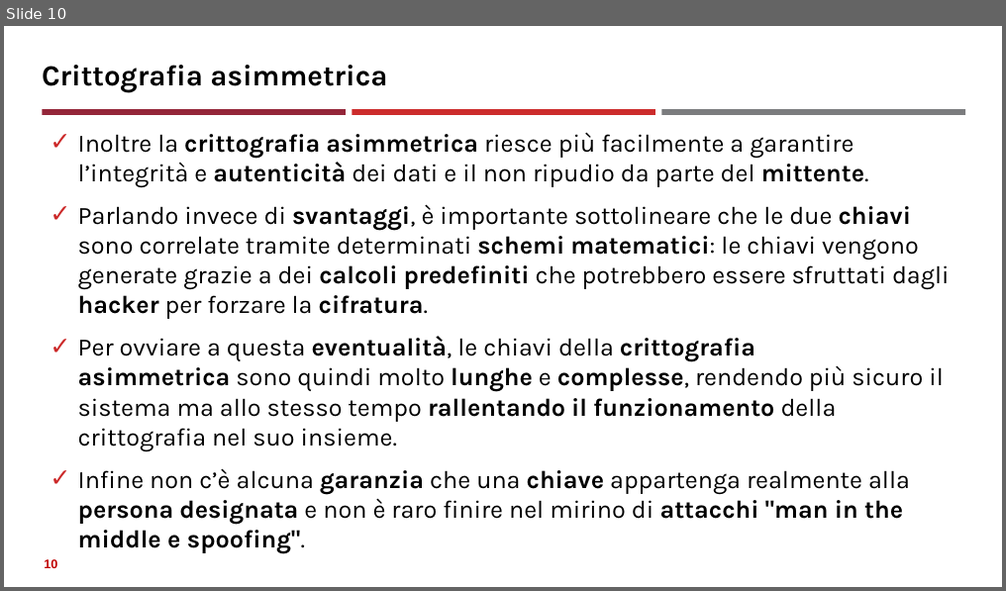
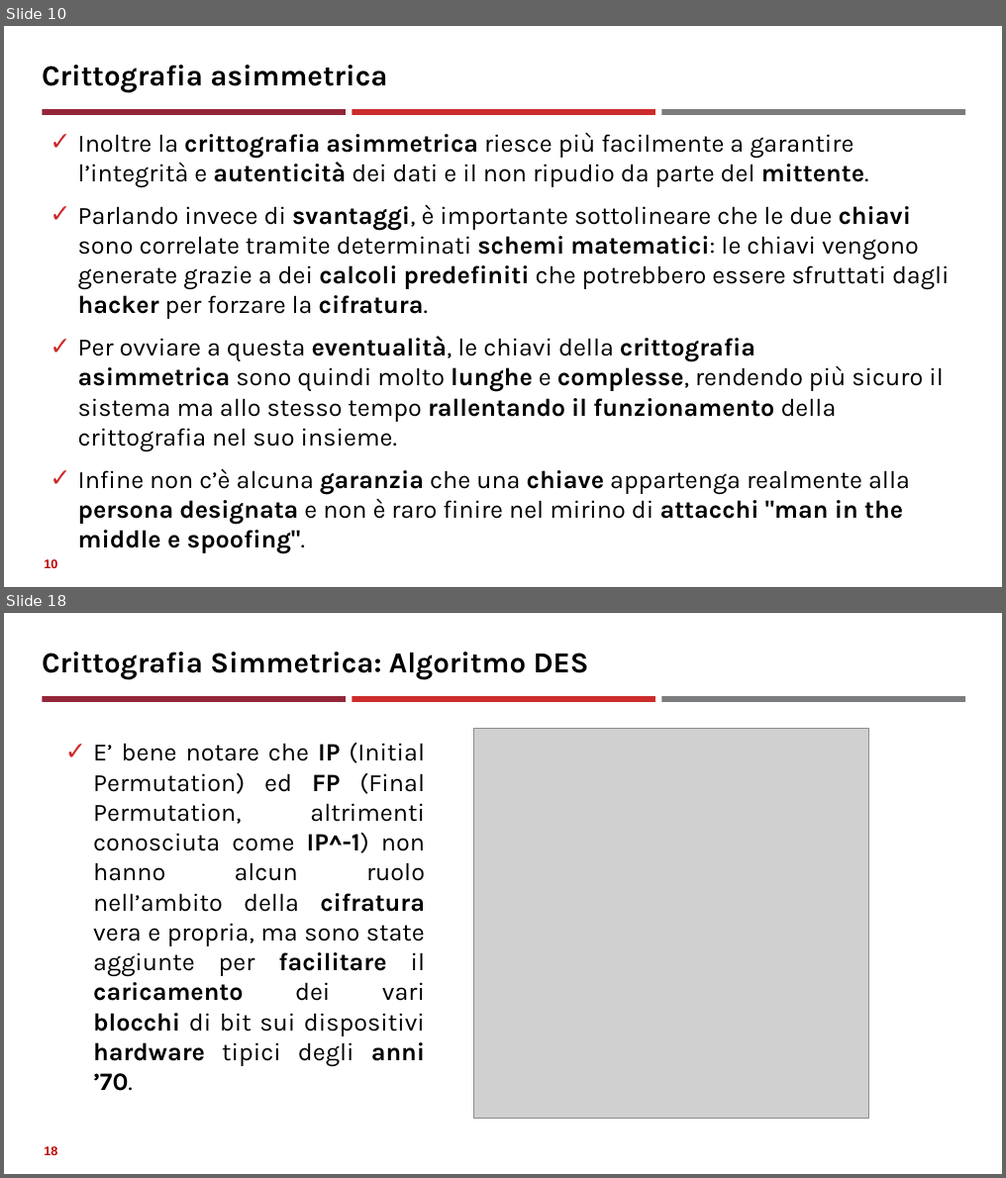
Before and after one commit to neural1977/data_science_interview_material, a slide deck: Assicurazioni/Tecniche crittografiche_ita.pptx. Shown one above the other, each under a label of ours: slide 10 before the commit, slides 10 and 18 after it; the slides between them are not shown. The pictures are 1006x591 and 1006x1178 pixels, drawn with LibreOffice and Linux fonts; fonts in the diff are those of the drawing; grey boxes stand for pictures. Boxes give left, top, right and bottom in pixels: in the first picture for what was removed or moved away, otherwise in the second. Text is boxed around its words. In the diff, an @@ line names an element or a change of style, - is before the commit and + after.

```diff
--- a/Assicurazioni/Tecniche crittografiche_ita.pptx
+++ b/Assicurazioni/Tecniche crittografiche_ita.pptx
@@ slide 18 added at [4, 613, 1002, 1174], background #FFFFFF; not listed: 3 template elements that a slide beside it also shows @@
@@ title added at [42, 652, 589, 680], 28 pt, text #000000, bold @@
+Crittografia Simmetrica: Algoritmo DES
@@ picture added at [473, 728, 869, 1118] @@
@@ text added at [93, 743, 426, 1091], 24 pt, text #000000 @@
+✓ E’ bene notare che IP (Initial Permutation) ed FP (Final Permutation, altrimenti conosciuta come IP^-1) non hanno alcun ruolo nell’ambito della cifratura vera e propria, ma sono state aggiunte per facilitare il caricamento dei vari blocchi di bit sui dispositivi hardware tipici degli anni ’70.
@@ page number added at [44, 1147, 57, 1156], 12 pt, text #C00000, bold @@
+18
```
Also in this commit, not shown: 2 slides changed, 10 other slides added, 1 other file.
